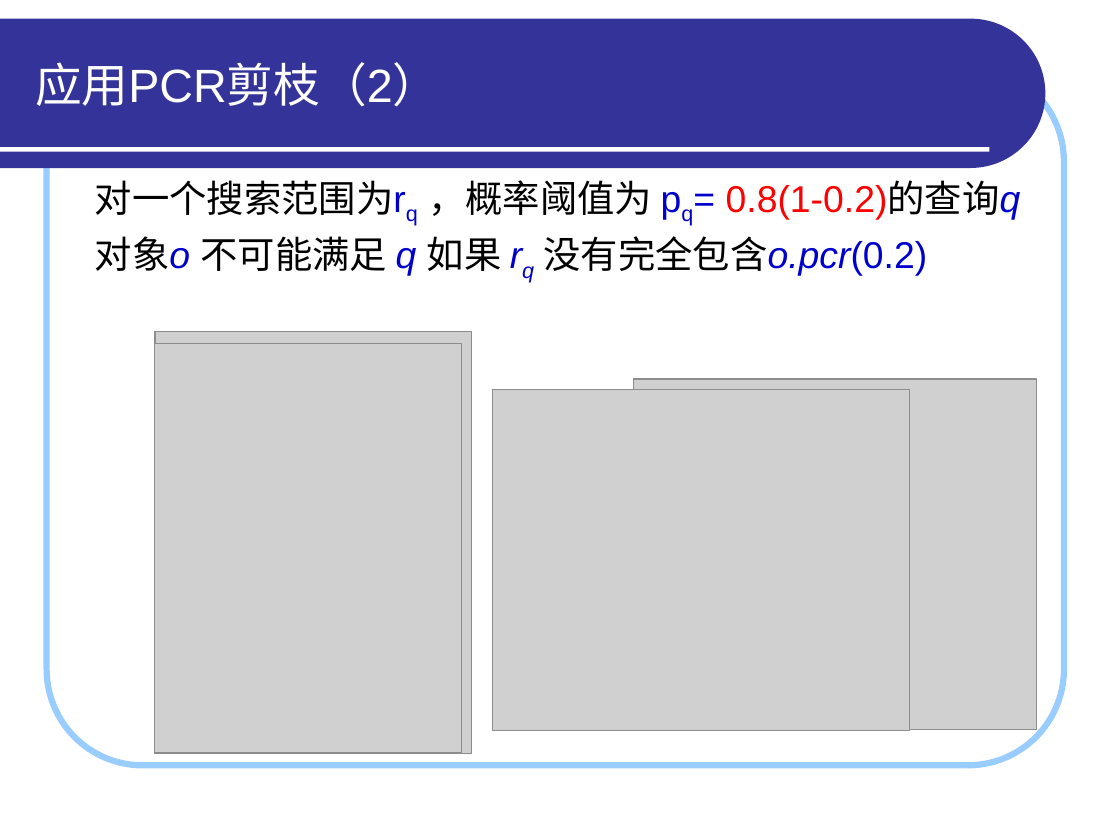
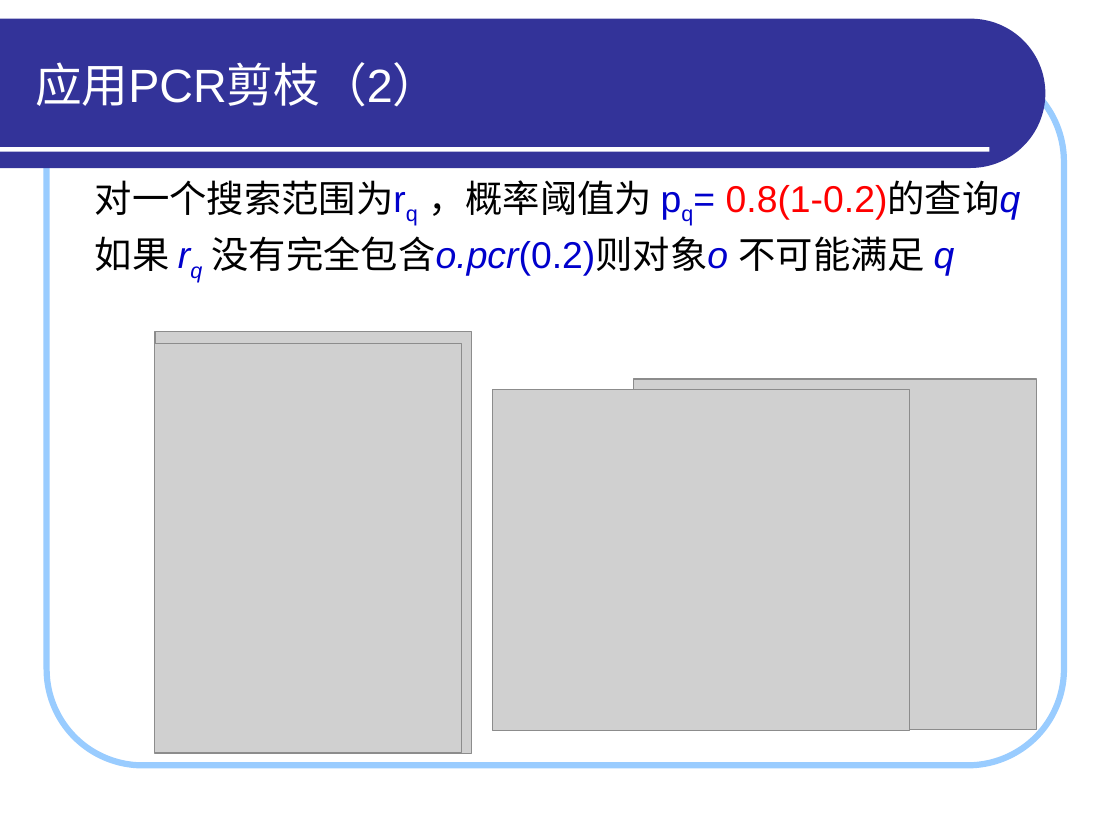
Before and after one commit to HiltonWei/wpstest, a slide deck: slide 17 of branches/区钺坚/读书报告/答辩演示_区钺坚.ppt (slide 12 before the commit). Drawn at 1120x840 pixels with LibreOffice and Linux fonts; fonts in the diff are those of the drawing; grey boxes stand for pictures. Boxes give left, top, right and bottom in pixels: in the first picture for what was removed or moved away, otherwise in the second. Text is boxed around its words. In the diff, an @@ line names an element or a change of style, - is before the commit and + after.

```diff
--- a/branches/区钺坚/读书报告/答辩演示_区钺坚.ppt
+++ b/branches/区钺坚/读书报告/答辩演示_区钺坚.ppt
@@ text at box(95, 236, 955, 276): text changed @@
-对象o 不可能满足 q 如果 rq 没有完全包含o.pcr(0.2)
+如果 rq 没有完全包含o.pcr(0.2)则对象o 不可能满足 q
```
Also in this commit, not shown: 7 other slides changed, 5 slides added, 1 other file.
